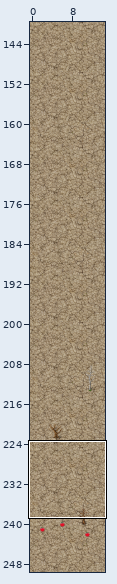
A Tiled map gets an edit: android/assets/level1/level1.tmx. The first picture is a wide view before the edit; the outline marks the close-up.
Close-up. First the earlier version:
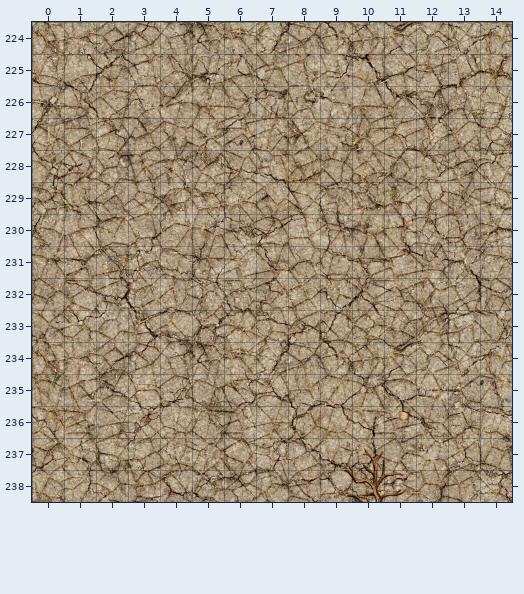
Cells are 32x32 px. Shown: x 0..14, y 224..238.
After the commit:
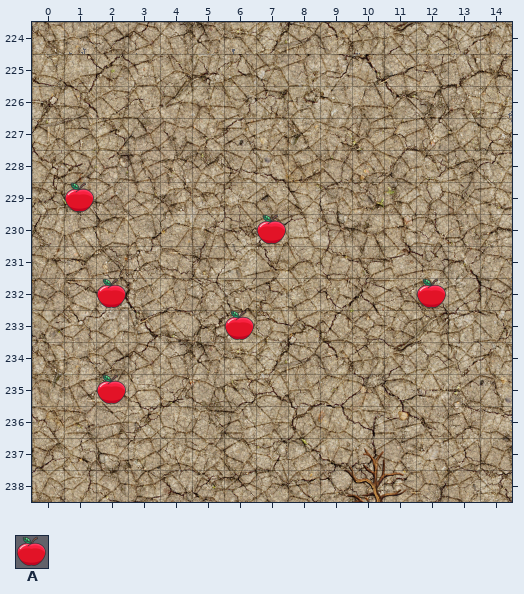
Key: from "background": A 495.
_ is an empty cell.
The edit:
{"where": "layer \"graphics\""}
{"y":229,"x":1,"old":"_","new":"A"}
{"y":230,"x":7,"old":"_","new":"A"}
{"y":232,"x":2,"old":"_","new":"A"}
{"y":232,"x":12,"old":"_","new":"A"}
{"y":233,"x":6,"old":"_","new":"A"}
{"y":235,"x":2,"old":"_","new":"A"}
{"label":"added","picture_box":[65,182,94,212]}
{"label":"added","picture_box":[256,214,286,244]}
{"label":"added","picture_box":[96,278,126,308]}
{"label":"added","picture_box":[416,278,446,308]}
{"label":"added","picture_box":[224,311,254,340]}
{"label":"added","picture_box":[96,374,126,404]}
